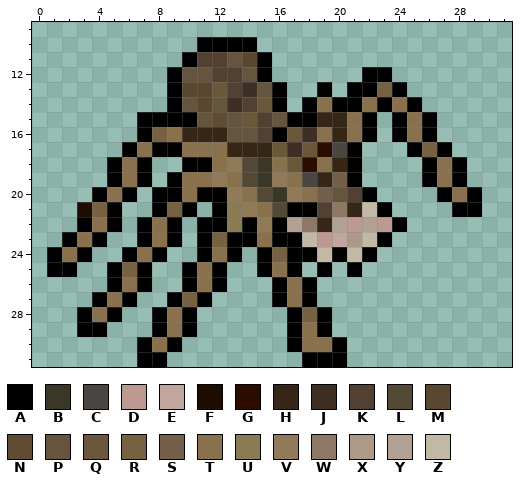
A pixel-art sprite gets an edit: gfx/MShockXotto+/pngs_tiles_32x32/monster/mon_spider_cellar_mom.png. The first picture shows the starting point.
The file is 32x32 pixels. Colours within 5 levels of each other are drawn and written as one. Shown: x 0..31, y 9..31.
Palette (. is transparent): A #000000  B #3a3726  C #4a4641  D #bd9991  E #c1a6a0  F #1c0d00  G #2d0c00  H #352615  J #3e2f25  K #524033  L #544836  M #5a4730  N #604c33  P #65543e  Q #6b583b  R #776143  S #745f4a  T #8a714e  U #8a7b54  V #917a58  W #8c7865  X #ad9987  Y #b1a192  Z #c1b9a5
Pixels before, first column x 1:
10 ..........AAAA...............
11 .........AKKPMA..............
12 ........APPKKPA......AA......
13 ........AMMQKJPA..A.AARA.....
14 ........APMPJKQA.ATAATATA....
15 ......AAAAPNPQKPAAHHTA.ATA...
16 ......ARTHHHPPKAQJTHTA.ATA...
17 .....ATAATTTHHHQJQGCA...ARA..
18 ....ATA..AATVLBTQGTHA....ATA.
19 ....ATA.ATTVTLBVTCHSA....ATA.
20 ...ATA.AATAAVTLBVTSPKA....ATA
21 ..FRA..ARA.AUVTLAAKWHZA....AA
22 ..ATA.ATA.AAUAVAYWHYDYDA.....
23 .ATA..ATA.ARAATAAZDEXZA......
24 ATA..ATA..ATA.ARAAZAZA.......
25 AA..ARA..ATA..ATA.A.A........
26 ....ATA..ATA...ATA...........
27 ...ATA..ARA....ATA...........
28 ..ATA..ATA......ARA..........
29 ..AA...ATA......ATA..........
30 ......ATA.......ATTA.........
31 ......AA.........AAA.........
After the commit:
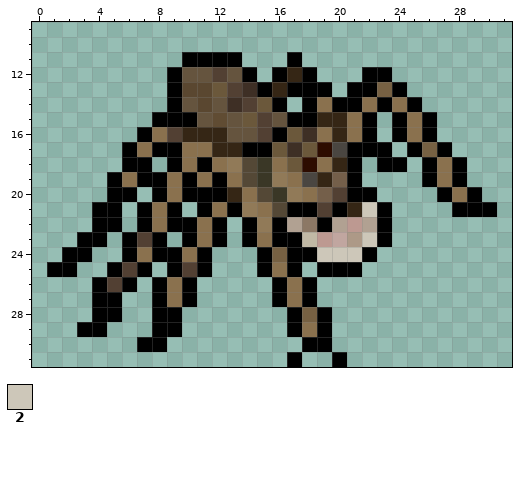
Colours new in this view: 2 #cdc7b9
Edits made:
{"y":10,"x":11,"old":"AAAA","new":"...."}
{"y":11,"x":11,"old":"KKPMA","new":"AAA.."}
{"y":11,"x":17,"old":".","new":"A"}
{"y":12,"x":13,"old":"KPA...","new":"PA.AHA"}
{"y":13,"x":15,"old":"PA..","new":"AHAA"}
{"y":15,"x":7,"old":"A","new":"."}
{"y":16,"x":8,"old":"RT","new":"TK"}
{"y":17,"x":12,"old":"T","new":"H"}
{"y":17,"x":14,"old":"HH","new":"AA"}
{"y":17,"x":22,"old":"..","new":"AA"}
{"y":18,"x":5,"old":"AT","new":".A"}
{"y":18,"x":9,"old":".A","new":"AT"}
{"y":18,"x":23,"old":"..","new":"AA"}
{"y":19,"x":8,"old":".AT","new":"ATA"}
{"y":19,"x":12,"old":"V","new":"A"}
{"y":20,"x":4,"old":"AT","new":".A"}
{"y":20,"x":9,"old":"AT","new":"TA"}
{"y":20,"x":13,"old":"V","new":"H"}
{"y":20,"x":20,"old":"PK","new":"KA"}
{"y":21,"x":3,"old":"FR","new":".A"}
{"y":21,"x":7,"old":".ARA.AU","new":"ATA.ATA"}
{"y":21,"x":20,"old":"W","new":"A"}
{"y":21,"x":22,"old":"Z","new":"2"}
{"y":21,"x":30,"old":".","new":"A"}
{"y":22,"x":3,"old":"AT","new":".A"}
{"y":22,"x":10,"old":".A","new":"AT"}
{"y":22,"x":13,"old":"U","new":"."}
{"y":22,"x":19,"old":"H","new":"A"}
{"y":22,"x":23,"old":"DA","new":"A."}
{"y":23,"x":2,"old":"AT","new":".A"}
{"y":23,"x":6,"old":".ATA.ARA","new":"AKA.ATA."}
{"y":23,"x":22,"old":"Z","new":"2"}
{"y":24,"x":1,"old":"AT","new":".A"}
{"y":24,"x":9,"old":"..","new":"AT"}
{"y":24,"x":12,"old":"TA","new":".."}
{"y":24,"x":19,"old":"ZAZ","new":"222"}
{"y":25,"x":6,"old":"R","new":"K"}
{"y":25,"x":9,"old":".ATA","new":"AKA."}
{"y":25,"x":20,"old":".","new":"A"}
{"y":26,"x":4,"old":".ATA..","new":"AKA.AT"}
{"y":26,"x":11,"old":"TA","new":".."}
{"y":27,"x":5,"old":"TA","new":"A."}
{"y":27,"x":8,"old":".ARA","new":"ATA."}
{"y":28,"x":3,"old":"AT","new":".A"}
{"y":28,"x":9,"old":"TA","new":"A."}
{"y":29,"x":9,"old":"TA","new":"A."}
{"y":30,"x":8,"old":"TA","new":"A."}
{"y":30,"x":17,"old":"ATTA","new":".AA."}
{"y":31,"x":7,"old":"AA","new":".."}
{"y":31,"x":17,"old":".AA","new":"A.."}
{"label":"changed","picture_box":[47,37,407,367]}
{"label":"added","picture_box":[482,202,497,217]}
